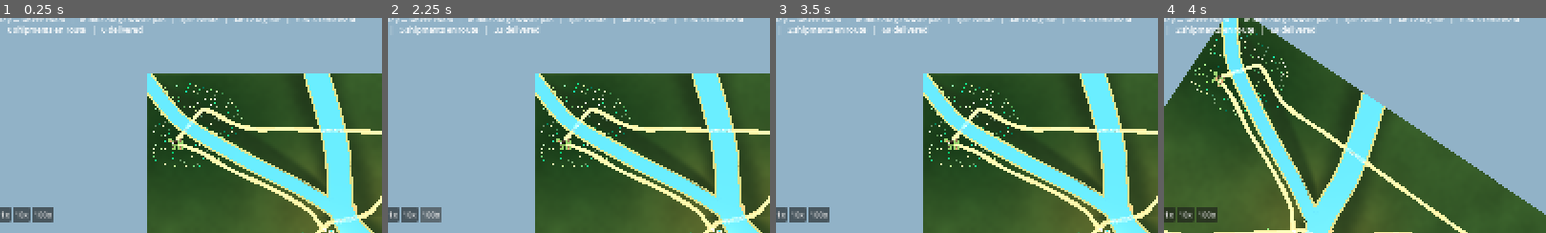
Above: before the commit, frames 1-4 (left to right).
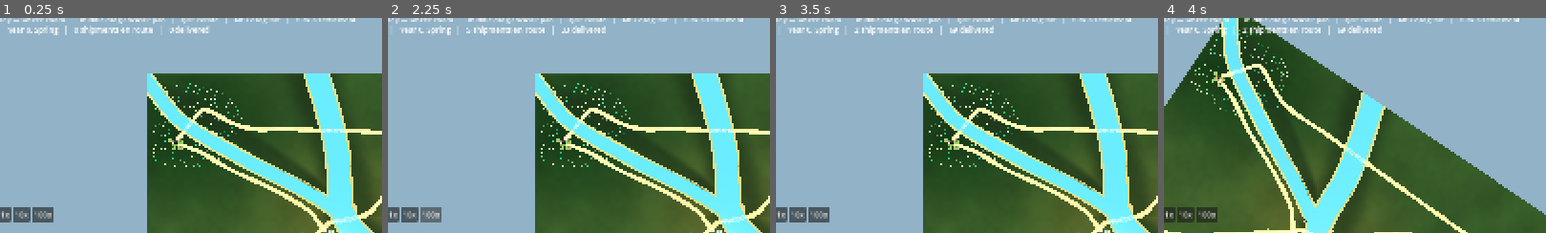
Above: after the commit, the same moments.

Repository: forsman5/sitka
Game: Godot game, scene res://scenes/valley/river_valley.tscn
Same seed, same stepped clock (60 frames per second), same inputs: the game is played once before the commit and once after it. This scene is started directly instead of the project's main scene.
Inputs (mouse positions are % of the whole screen's width and height, from its top left):
- Up to frame 1 (0.25 s): no input
- Up to frame 2 (2.25 s): click "1x" at 0.5 s; click "10x" at 1.25 s; click "100x" at 2 s
- Up to frame 3 (3.5 s): click "Pause" at 2.75 s
- Up to frame 4 (4 s): move the mouse to (72, 45) at 3.52 s; hold Right (ui_right) from 3.53 s (still down); hold Q from 3.53 s (still down); click (72, 45) at 3.67 s
The pictures show only the part of the screen within x 5-55%, y 3-53%; the shares and areas given below are measured in that part.

The runs differ from the first frame. In frame 1, 1.0% of the frame differs, in the area x 2-55%, y 3-8%; in frame 2, 1.0%; in frame 3, 1.0%; in frame 4, 1.0%, in the area x 3-57%, y 3-8%.

Commit message:
Show valley season and record trade timeline

Diff:
--- a/scripts/valley/harness/check_valley_detail.gd
+++ b/scripts/valley/harness/check_valley_detail.gd
@@ -10,6 +10,18 @@
 	var valley = load(VALLEY_SCENE_PATH).instantiate()
 	root.add_child(valley)
 	await process_frame
+	valley._process(0.0)
+	if not valley.get("_day_label").text.contains("Spring"):
+		push_error("Valley clock does not display the current season")
+		quit(1)
+		return
+	valley.get("_economy").day = 90
+	valley._process(0.0)
+	if not valley.get("_day_label").text.contains("Summer"):
+		push_error("Valley clock did not update at the season boundary")
+		quit(1)
+		return
+	valley.get("_economy").day = 0
 	valley.call("_select_settlement", ValleySeed.ALDFORD)
 	valley.call("_open_detail_view")
 	await process_frame
--- /dev/null
+++ b/scripts/valley/harness/measure_trade_timeline.gd
@@ -0,0 +1,48 @@
+extends SceneTree
+
+## Thirty-day shipment counts and market snapshots for the deterministic
+## Single Valley seed. Run headlessly after trade or starting-town changes.
+
+const ValleyEconomy = preload("res://scripts/valley/valley_economy.gd")
+const ValleySeed = preload("res://scripts/sim/data/valley_seed.gd")
+const HEScenarioSeeds = preload("res://scripts/sim/household_economy/data/he_scenario_seeds.gd")
+const Commodity = preload("res://scripts/sim/records/commodity.gd")
+const HESimulation = preload("res://scripts/sim/household_economy/he_simulation.gd")
+
+func _initialize() -> void:
+	call_deferred("_run")
+
+func _run() -> void:
+	var valley := ValleyEconomy.new()
+	for block in 12:
+		var before := valley.delivered_total + valley.shipments.size()
+		valley.advance_ticks(30)
+		var counts := {}
+		for town_id in valley.towns:
+			for trade in valley.towns[town_id].get_trader_transactions(HEScenarioSeeds.TRADER_BUSINESS_ID, 30):
+				if trade.get("direction") != "export" or int(trade.get("day", 0)) <= block * 30:
+					continue
+				var key := "%s %s>%s" % [trade["commodity"], valley.TOWN_NAMES[town_id], trade["route"]]
+				counts[key] = counts.get(key, 0) + 1
+		var details := []
+		for key in counts:
+			details.append("%s:%d" % [key, counts[key]])
+		details.sort()
+		print("DAYS %d-%d: dispatched %d, %s" % [block * 30 + 1, valley.day, valley.delivered_total + valley.shipments.size() - before, ", ".join(details)])
+		if block in [1, 5, 9, 11]:
+			for good in [Commodity.Type.GRAIN, Commodity.Type.TIMBER, Commodity.Type.CHARCOAL, Commodity.Type.IRON]:
+				var rows := []
+				for town_id in valley.towns:
+					var town = valley.towns[town_id]
+					var offer = town.get_valley_trade_offer(good)
+					var market_price: float = town.get_valley_market_prices().get(Commodity.name_of(good), 0.0)
+					rows.append("%s p%.2f/ref%.2f/of%.1f%s" % [valley.TOWN_NAMES[town_id], market_price, town.get_valley_trade_price(good), offer["quantity"], " CAP" if market_price >= HESimulation.BASE_PRICE.get(good, INF) * HESimulation.PRICE_MULTIPLIER_MAX - 0.001 else ""])
+				print("  %s: %s" % [Commodity.name_of(good), ", ".join(rows)])
+	for town_id in valley.towns:
+		var town = valley.towns[town_id]
+		var trader = town.businesses.get(HEScenarioSeeds.TRADER_BUSINESS_ID)
+		print("TOWN %s trader_balance=%.1f trader_workers=%d" % [valley.TOWN_NAMES[town_id], trader.balance if trader else -1.0, town.get_valley_trader_capacity() / 16.0])
+		for event in town.get_event_log_days(360):
+			if event.get("type") == "business_failed":
+				print("  FAIL %s" % event)
+	quit()
--- a/scripts/valley/river_valley.gd
+++ b/scripts/valley/river_valley.gd
@@ -87,7 +87,8 @@
 		if _detail_view != null:
 			_detail_view.set_external_town_phase(_day_accumulator)
 	if _day_label != null:
-		_day_label.text = "Day %d   |   %d shipments en route   |   %d delivered" % [_economy.day, _economy.shipments.size(), _economy.delivered_total]
+		var clock := _economy.get_clock_summary()
+		_day_label.text = "Day %d   |   Year %d, %s   |   %d shipments en route   |   %d delivered" % [clock["day"], clock["year"], clock["season_name"], _economy.shipments.size(), _economy.delivered_total]
 	# At valley scale labels and route geometry dominate. At settlement scale
 	# the physical clusters are still present and become the visual focus.
 	var valley_lens := _camera.size >= 78.0
